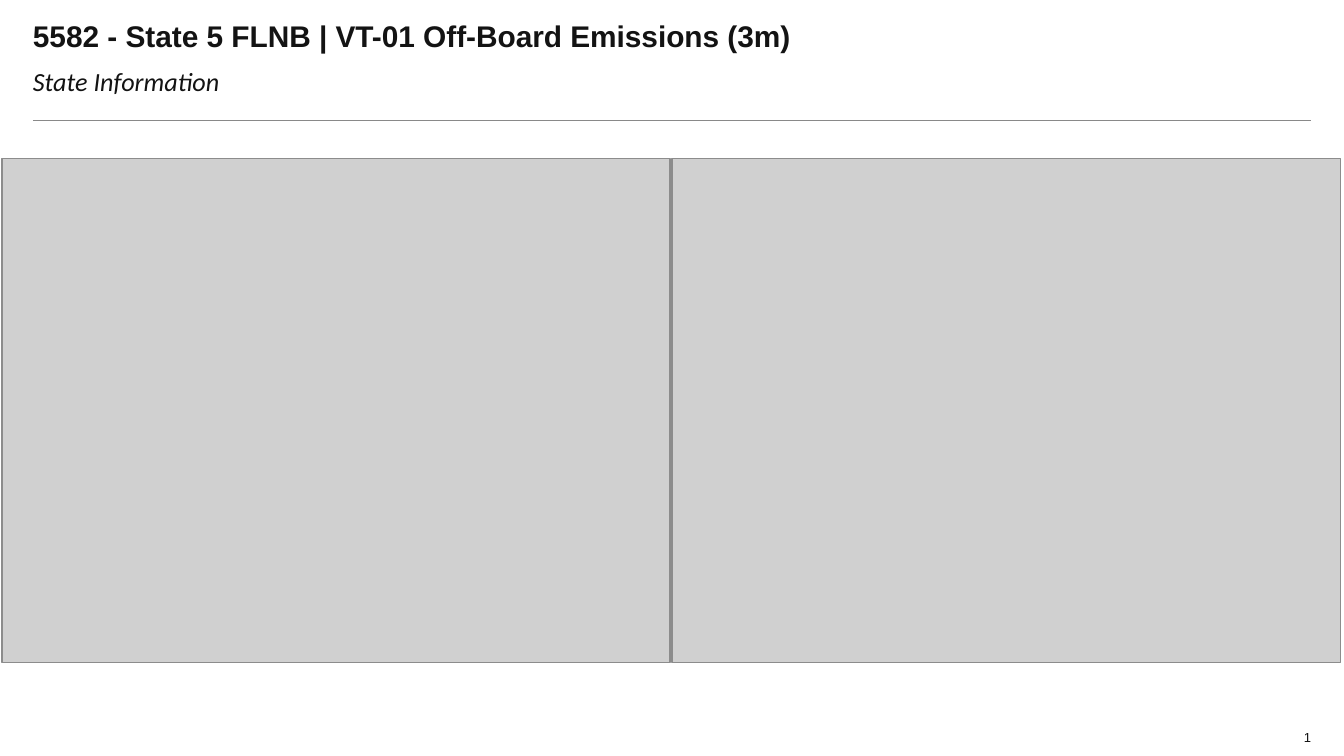
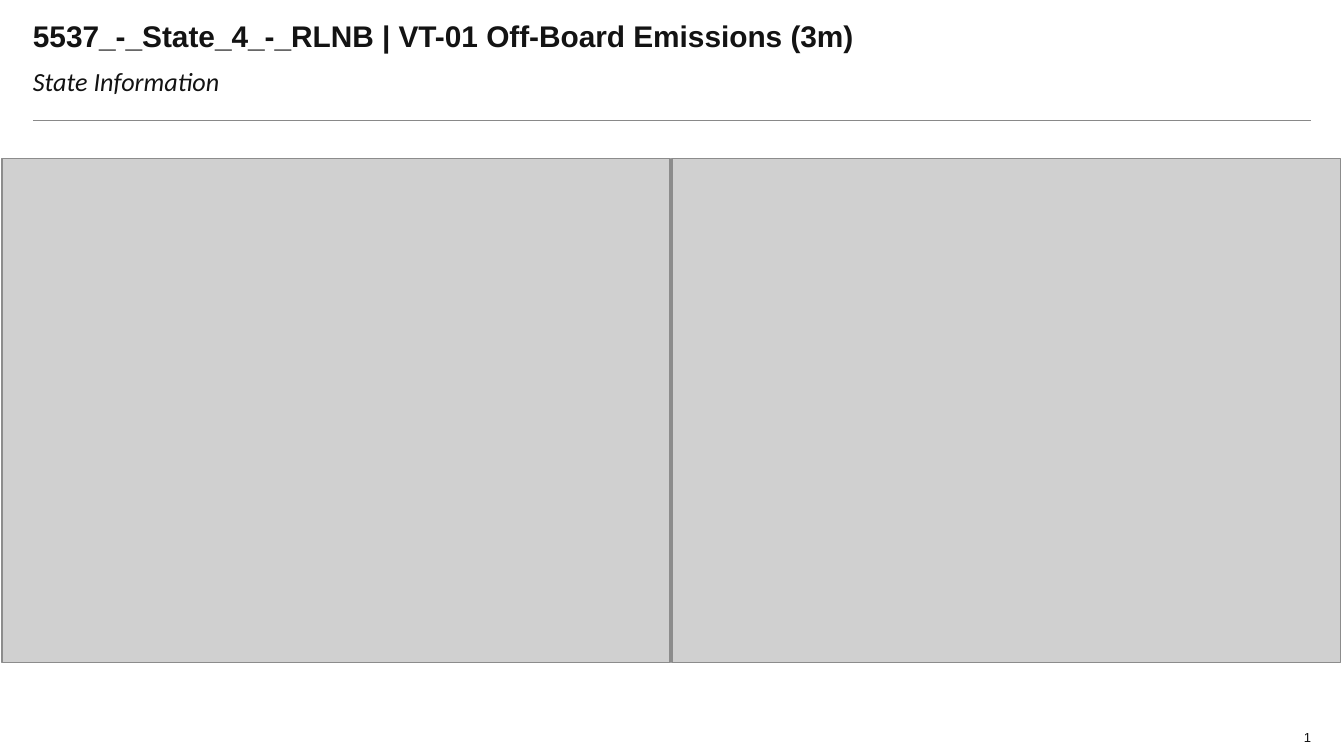
Before and after one commit to Laurapaws/graphGrabber, a slide deck: slide 1 of newDeck.pptx. Drawn at 1344x756 pixels with LibreOffice and Linux fonts; fonts in the diff are those of the drawing; grey boxes stand for pictures; background and template pictures are left out. Boxes give left, top, right and bottom in pixels: in the first picture for what was removed or moved away, otherwise in the second. Text is boxed around its words. In the diff, an @@ line names an element or a change of style, - is before the commit and + after.

```diff
--- a/newDeck.pptx
+++ b/newDeck.pptx
@@ title at <box>33,25,854,52</box>: text changed @@
-5582 - State 5 FLNB | VT-01 Off-Board Emissions (3m)
+5537_-_State_4_-_RLNB | VT-01 Off-Board Emissions (3m)
```
Also in this commit, not shown: 8 other slides changed, 5 other files.
